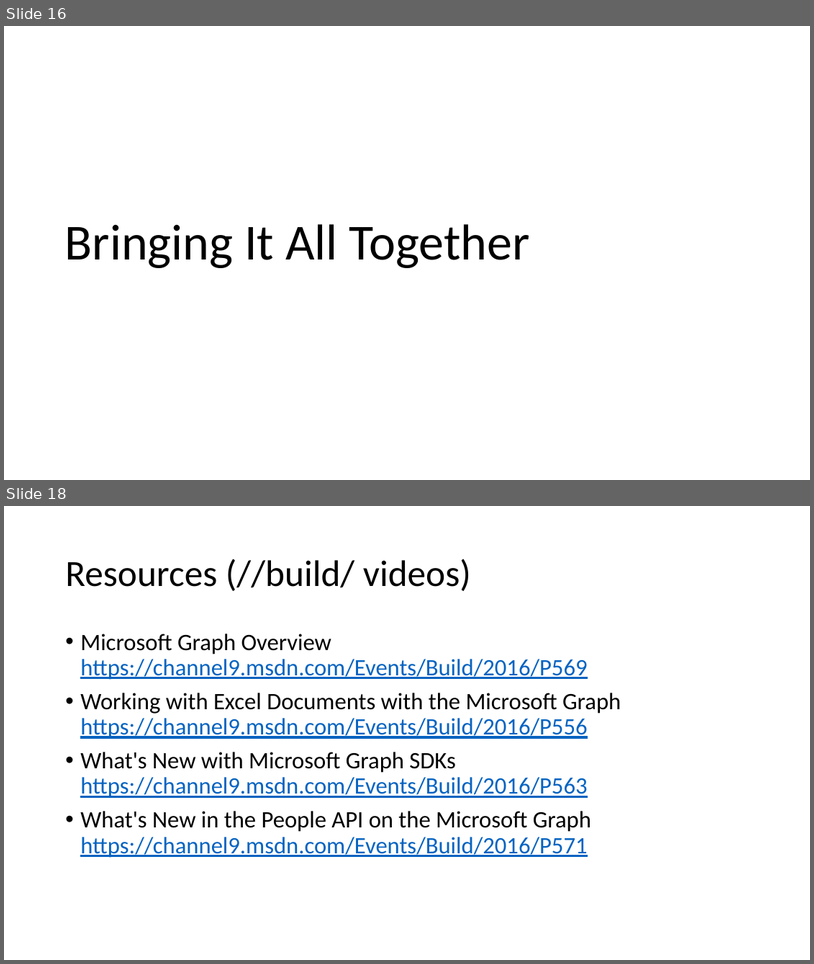
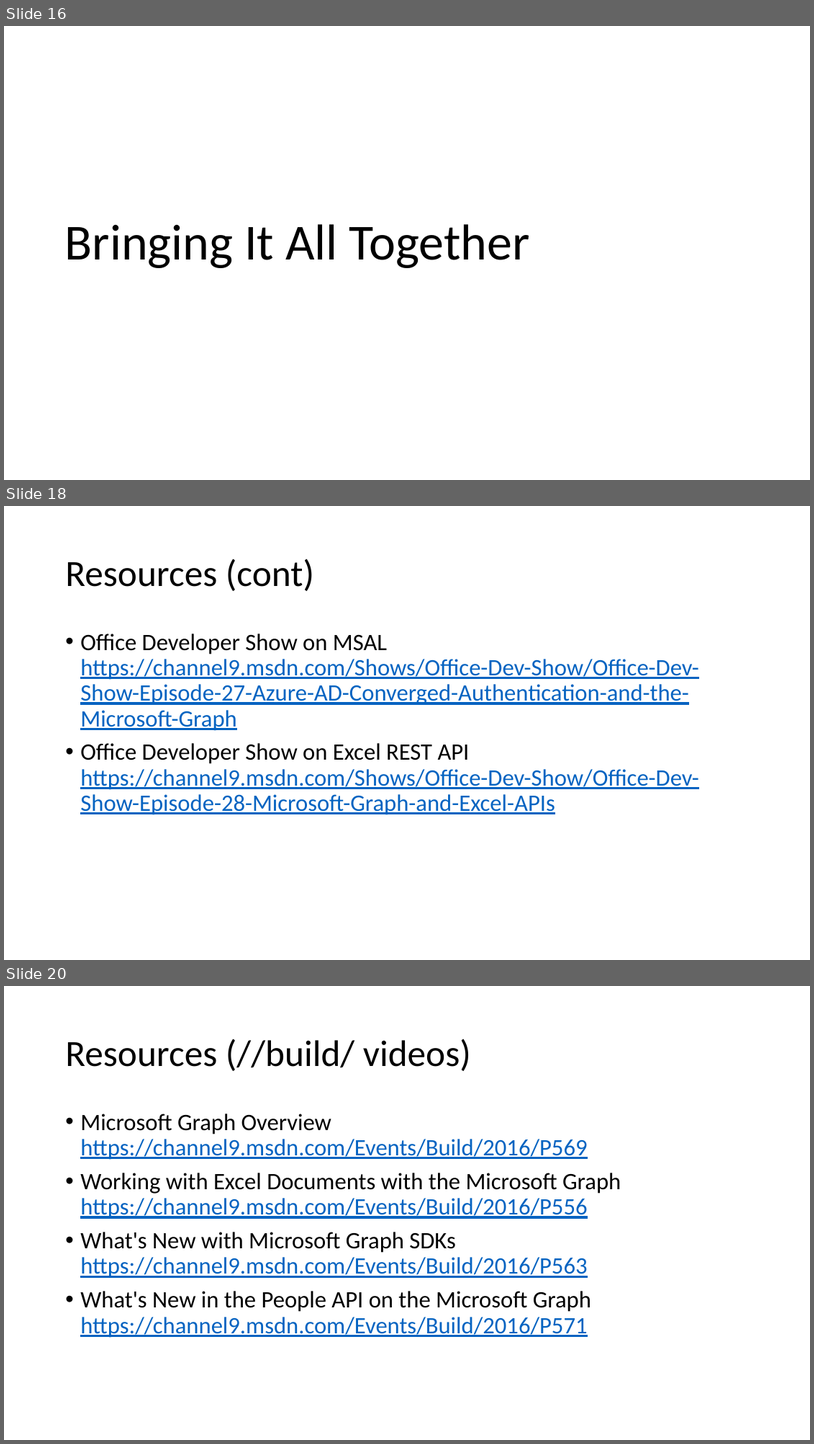
Before and after one commit to coatsy/xplat-graph, a slide deck: Presentation/xplat-graph.pptx. Shown one above the other, each under a label of ours: slides 16 and 18 before the commit, slides 16, 18 and 20 after it; the slides between them are not shown. The pictures are 814x964 and 814x1444 pixels, drawn with LibreOffice and Linux fonts; fonts in the diff are those of the drawing. Boxes give left, top, right and bottom in pixels: in the first picture for what was removed or moved away, otherwise in the second. Text is boxed around its words. In the diff, an @@ line names an element or a change of style, - is before the commit and + after.

Commit message:
more resources in deck

```diff
--- a/Presentation/xplat-graph.pptx
+++ b/Presentation/xplat-graph.pptx
@@ slide 18 added at [4, 506, 810, 960], background #FFFFFF @@
@@ title added at [65, 559, 314, 591], 44 pt, text #000000 @@
+Resources (cont)
@@ text added at [80, 633, 699, 815], 28 pt, text #0563C1, underline @@
+• Office Developer Show on MSAL
+  https://channel9.msdn.com/Shows/Office-Dev-Show/Office-Dev-Show-Episode-27-Azure-AD-Converged-Authentication-and-the-Microsoft-Graph
+• Office Developer Show on Excel REST API
+  https://channel9.msdn.com/Shows/Office-Dev-Show/Office-Dev-Show-Episode-28-Microsoft-Graph-and-Excel-APIs
@@ what was slide 18 is now slide 20 @@
```
Also in this commit, not shown: 1 slide changed, 1 other slide added.
